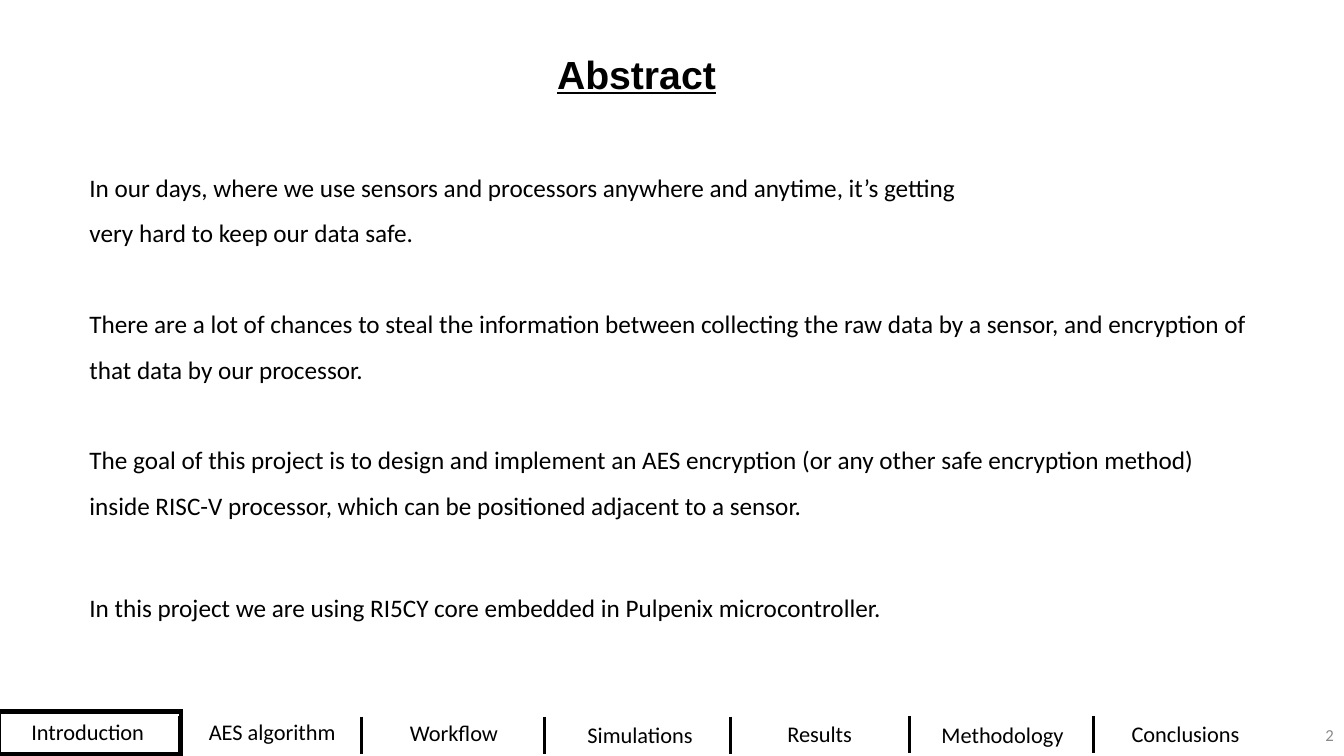
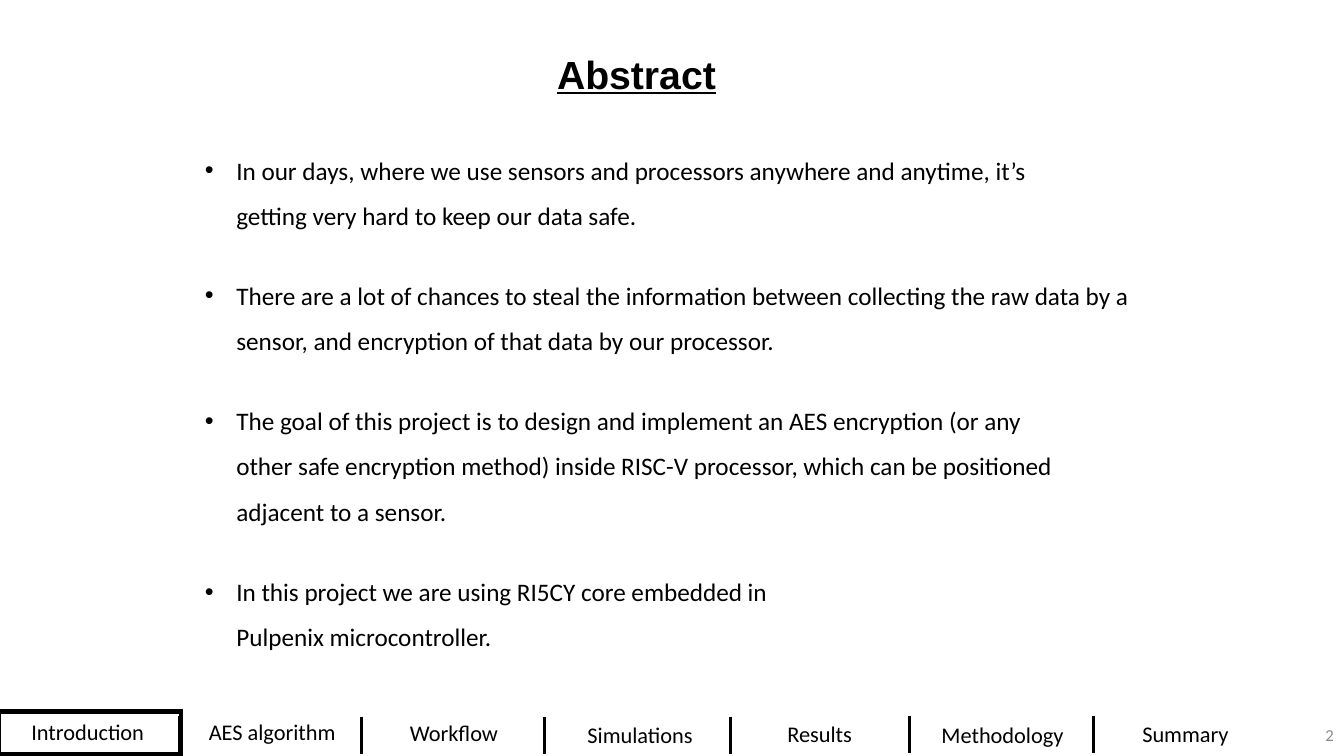
Before and after one commit to DavidDanD/PULPenix_AES, a slide deck: slide 2 of David and Dolev - Final Presentation5.pptx. Drawn at 1344x756 pixels with LibreOffice and Linux fonts; fonts in the diff are those of the drawing; background and template pictures are left out. Boxes give left, top, right and bottom in pixels: in the first picture for what was removed or moved away, otherwise in the second. Text is boxed around its words. In the diff, an @@ line names an element or a change of style, - is before the commit and + after.

```diff
--- a/David and Dolev - Final Presentation5.pptx
+++ b/David and Dolev - Final Presentation5.pptx
@@ text at (236, 162, 1026, 230): text changed @@
-In our days, where we use sensors and processors anywhere and anytime, it’s getting
-very hard to keep our data safe.
-There are a lot of chances to steal the information between collecting the raw data by a sensor, and encryption of that data by our processor.
-The goal of this project is to design and implement an AES encryption (or any other safe encryption method) inside RISC-V processor, which can be positioned adjacent to a sensor.
-In this project we are using RI5CY core embedded in Pulpenix microcontroller.
+• In our days, where we use sensors and processors anywhere and anytime, it’s getting very hard to keep our data safe.
@@ text added at (236, 287, 1128, 354), 18 pt, text #000000 @@
+• There are a lot of chances to steal the information between collecting the raw data by a sensor, and encryption of that data by our processor.
@@ text added at (236, 411, 1051, 526), 18 pt, text #000000 @@
+• The goal of this project is to design and implement an AES encryption (or any other safe encryption method) inside RISC-V processor, which can be positioned adjacent to a sensor.
@@ text added at (236, 583, 767, 650), 18 pt, text #000000 @@
+• In this project we are using RI5CY core embedded in Pulpenix microcontroller.
@@ text at (1142, 727, 1228, 746): text changed @@
-Conclusions
+Summary
```
Also in this commit, not shown: 32 other slides changed, 1 slide added, 1 slide removed, 1 other file.
